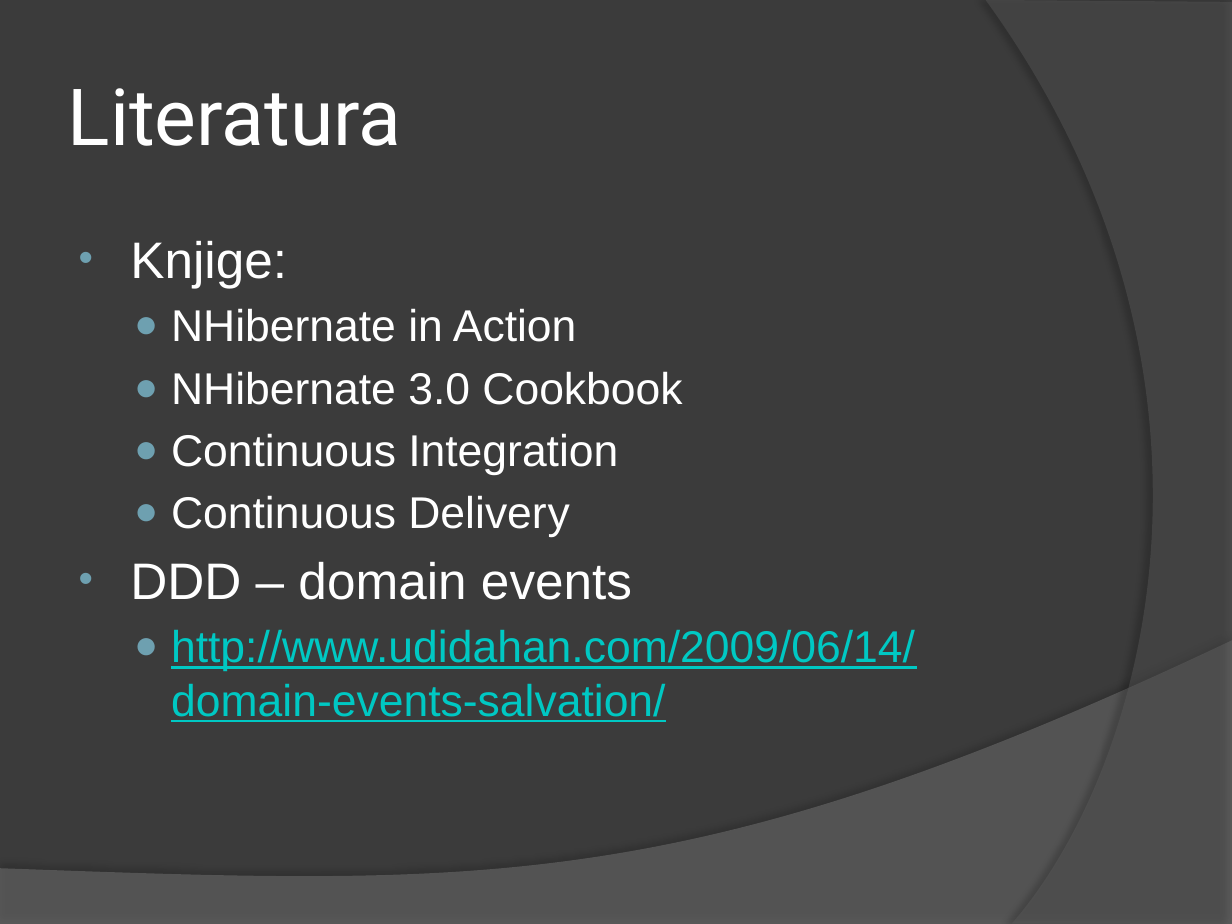
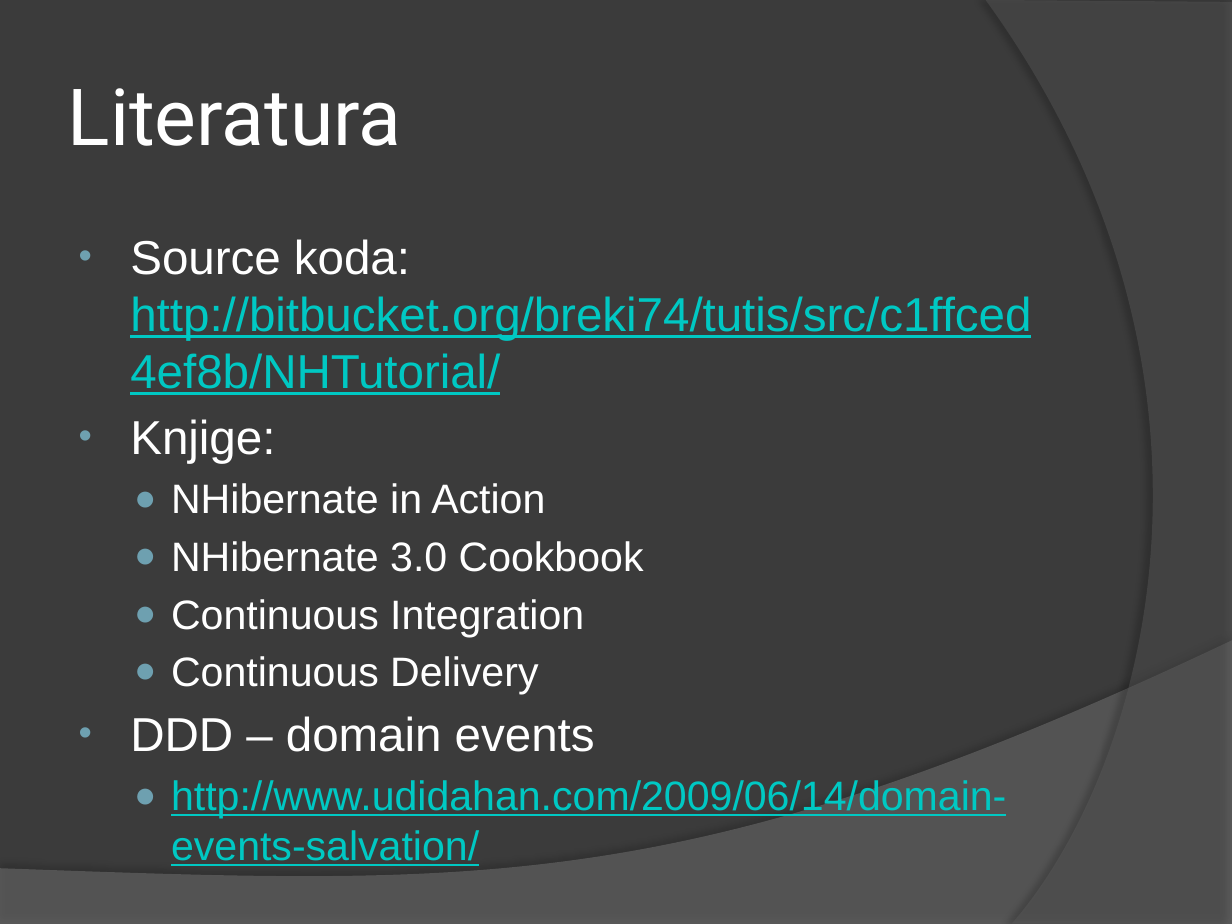
Before and after one commit to breki/Tutis, a slide deck: slide 11 of NHTutorial/docs/NH Presentation.pptx. Drawn at 1232x924 pixels with LibreOffice and Linux fonts; fonts in the diff are those of the drawing. Boxes give left, top, right and bottom in pixels: in the first picture for what was removed or moved away, otherwise in the second. Text is boxed around its words. In the diff, an @@ line names an element or a change of style, - is before the commit and + after.

Commit message:
Added some stuff before the presentation.

```diff
--- a/NHTutorial/docs/NH Presentation.pptx
+++ b/NHTutorial/docs/NH Presentation.pptx
@@ text at [130, 239, 1031, 395]: paragraph added @@
+• Source koda:
+  http://bitbucket.org/breki74/tutis/src/c1ffced4ef8b/NHTutorial/
@@ text at [130, 419, 1006, 819]: size 30 to 27.8 pt in "Knjige:", "DDD – domain events"; size 26 to 24.1 pt in "NHibernate in Action", "NHibernate 3.0 Cookbook", "Continuous Integration", "Continuous Delivery" and 1 more places @@
```
Also in this commit, not shown: 2 other files.
